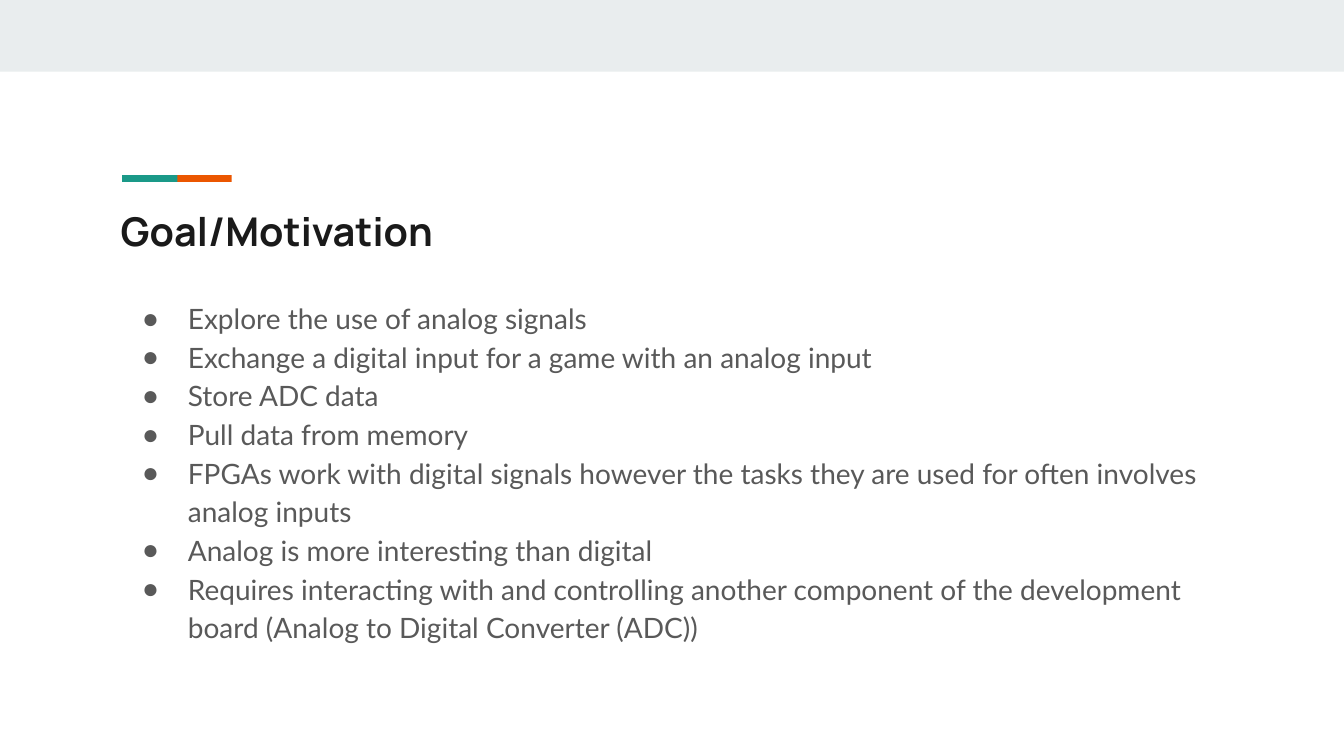
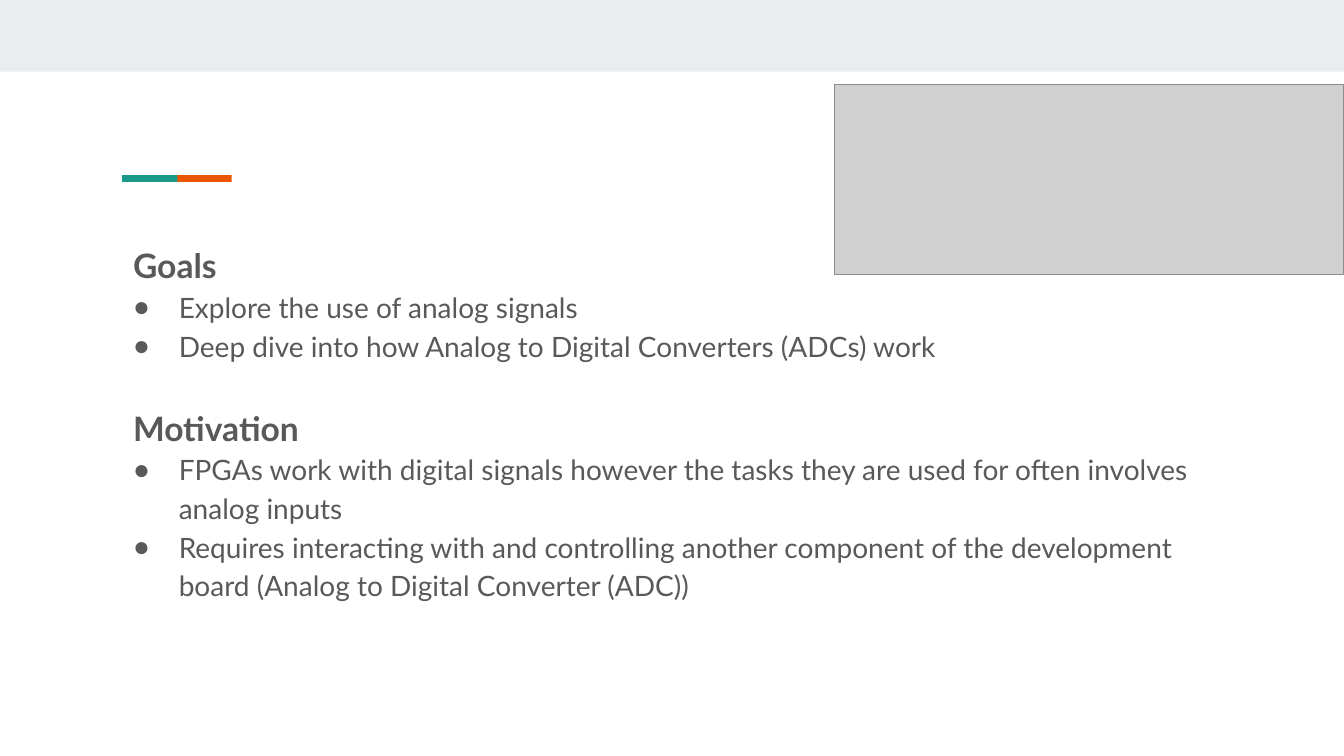
Before and after one commit to cnaught1/EC551_Final_Project, a slide deck: slide 2 of Bringing the Analog World to Digital Design_EC551_Final Project.pptx. Drawn at 1344x756 pixels with LibreOffice and Linux fonts; fonts in the diff are those of the drawing; grey boxes stand for pictures. Boxes give left, top, right and bottom in pixels: in the first picture for what was removed or moved away, otherwise in the second. Text is boxed around its words. In the diff, an @@ line names an element or a change of style, - is before the commit and + after.

```diff
--- a/Bringing the Analog World to Digital Design_EC551_Final Project.pptx
+++ b/Bringing the Analog World to Digital Design_EC551_Final Project.pptx
@@ picture added at (x1=834, y1=85, x2=1344, y2=275) @@
@@ text "Goals" moved from (x1=188, y1=308, x2=1197, y2=643) to (x1=133, y1=253, x2=1188, y2=601) @@
@@ title removed at (x1=121, y1=217, x2=433, y2=247) @@
-Goal/Motivation
@@ text at (x1=133, y1=253, x2=217, y2=279): paragraph added @@
+Goals
@@ text at (x1=133, y1=335, x2=935, y2=442): text changed @@
-● Exchange a digital input for a game with an analog input
-● Store ADC data
-● Pull data from memory
+● Deep dive into how Analog to Digital Converters (ADCs) work
+Motivation
@@ text at (x1=188, y1=540, x2=652, y2=566): paragraph removed @@
-● Analog is more interesting than digital
```
Also in this commit, not shown: 2 other slides changed, 3 slides added, 2 slides removed.
